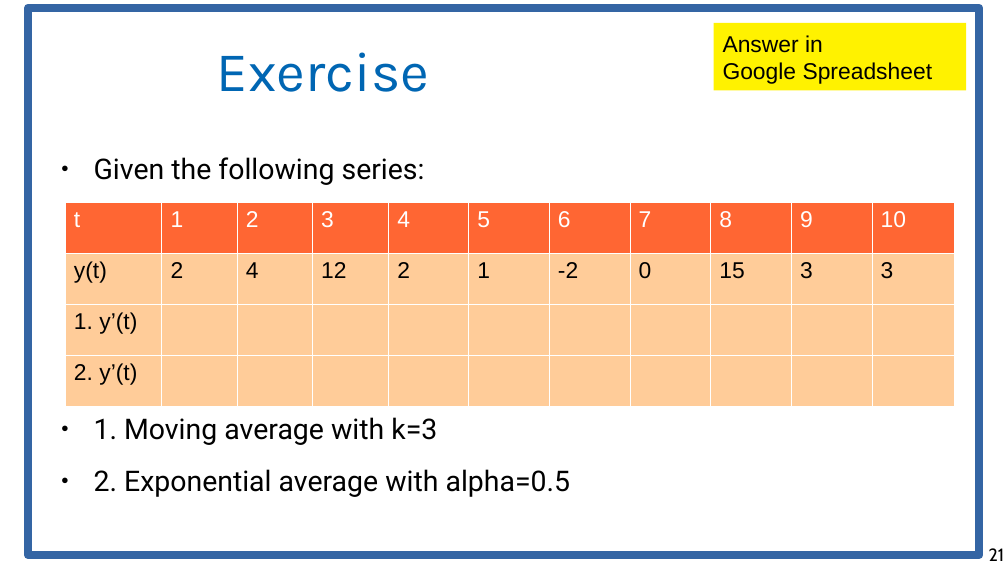
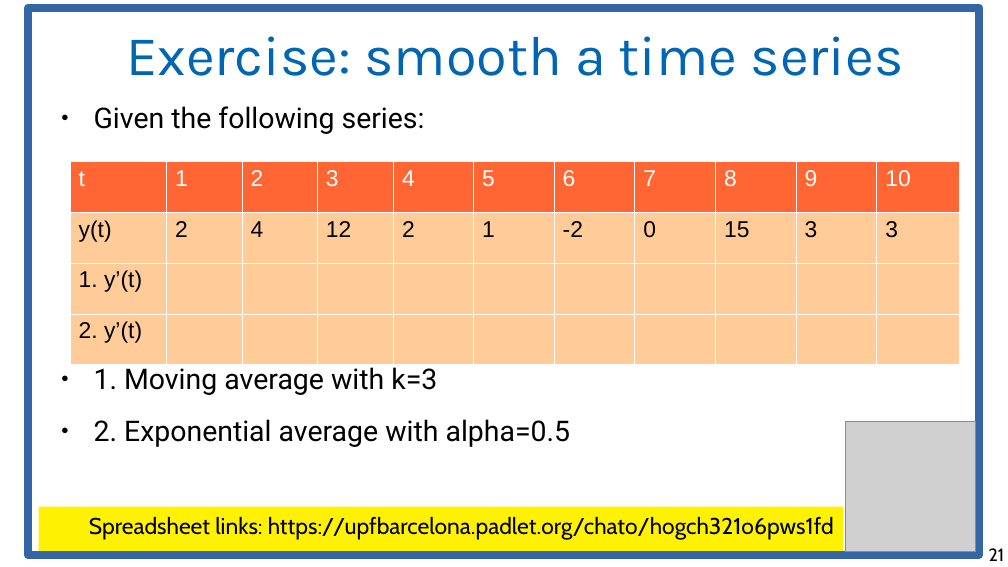
Before and after one commit to chatox/data-mining-course, a slide deck: slide 21 of theory/odp/tt27_time_series.odp. Drawn at 1008x567 pixels with LibreOffice and Linux fonts; fonts in the diff are those of the drawing; grey boxes stand for pictures. Boxes give left, top, right and bottom in pixels: in the first picture for what was removed or moved away, otherwise in the second. Text is boxed around its words. In the diff, an @@ line names an element or a change of style, - is before the commit and + after.

```diff
--- a/theory/odp/tt27_time_series.odp
+++ b/theory/odp/tt27_time_series.odp
@@ rectangle removed at (713,23,966,91) @@
-Answer in
-Google Spreadsheet
@@ title added at (126,36,904,76), 44 pt, text #0066B3 @@
+Exercise: smooth a time series
@@ title removed at (217,52,429,92) @@
-Exercise
@@ text "Given the following series:": place and size @@
-text "Given the following series:" at (94,157,571,497)
+text "Given the following series:" at (94,106,571,447)
@@ table: place and size @@
-table at (65,202,952,406)
+table at (70,161,957,365)
@@ picture added at (845,422,976,552) @@
@@ rectangle added at (38,507,843,551), fill #FFF200, 18 pt, text #000000 @@
+Spreadsheet links: https://upfbarcelona.padlet.org/chato/hogch321o6pws1fd
```
Also in this commit, not shown: 6 other slides changed, 6 other files.
